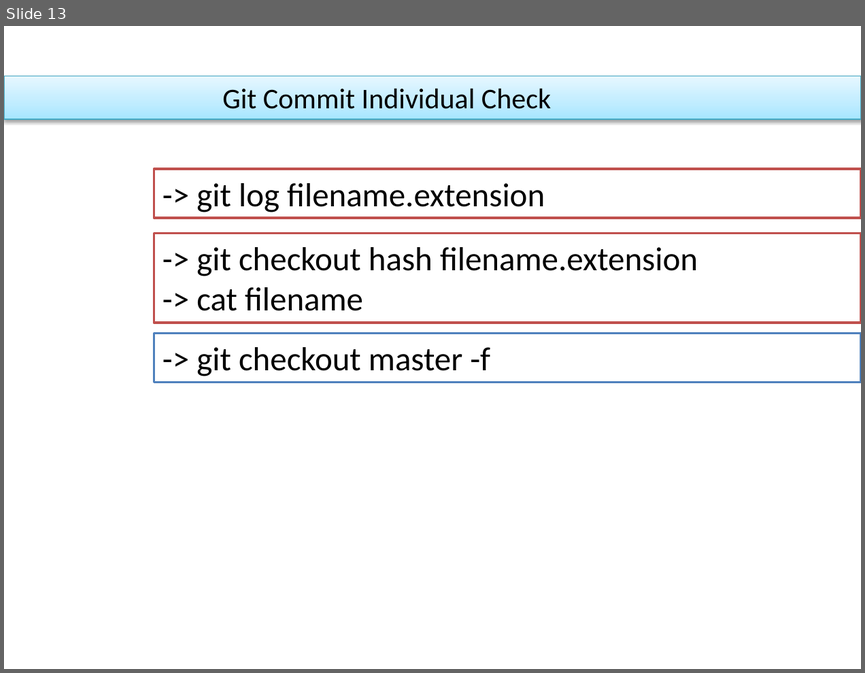
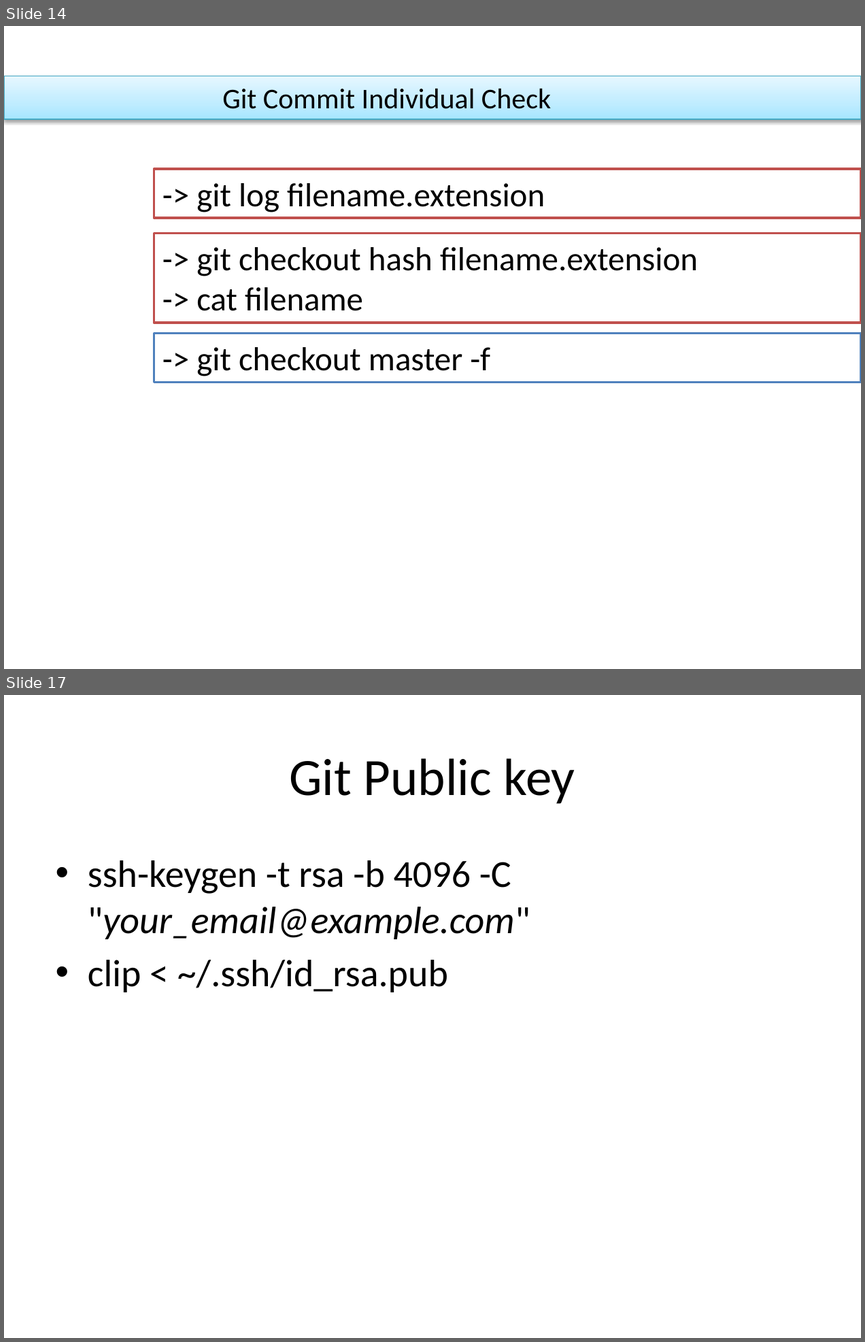
Before and after one commit to isdani/Beginner_Guide_To_Git_-_Github, a slide deck: Introductiongit.pptx. Shown one above the other, each under a label of ours: slide 13 before the commit, slides 14 and 17 after it; the slides between them are not shown. The pictures are 865x673 and 865x1342 pixels, drawn with LibreOffice and Linux fonts; fonts in the diff are those of the drawing; background and template pictures are left out. Boxes give left, top, right and bottom in pixels: in the first picture for what was removed or moved away, otherwise in the second. Text is boxed around its words. In the diff, an @@ line names an element or a change of style, - is before the commit and + after.

```diff
--- a/Introductiongit.pptx
+++ b/Introductiongit.pptx
@@ slide 17 added at box(4, 695, 861, 1338), background picture (left out) @@
@@ title added at box(289, 758, 575, 804), 44 pt, text #000000 @@
+Git Public key
@@ text added at box(88, 860, 530, 992), 32 pt, text #000000 @@
+• ssh-keygen -t rsa -b 4096 -C "your_email@example.com"
+• clip < ~/.ssh/id_rsa.pub
@@ what was slide 13 is now slide 14 @@
```
Also in this commit, not shown: 2 slides changed, 16 other slides added.
